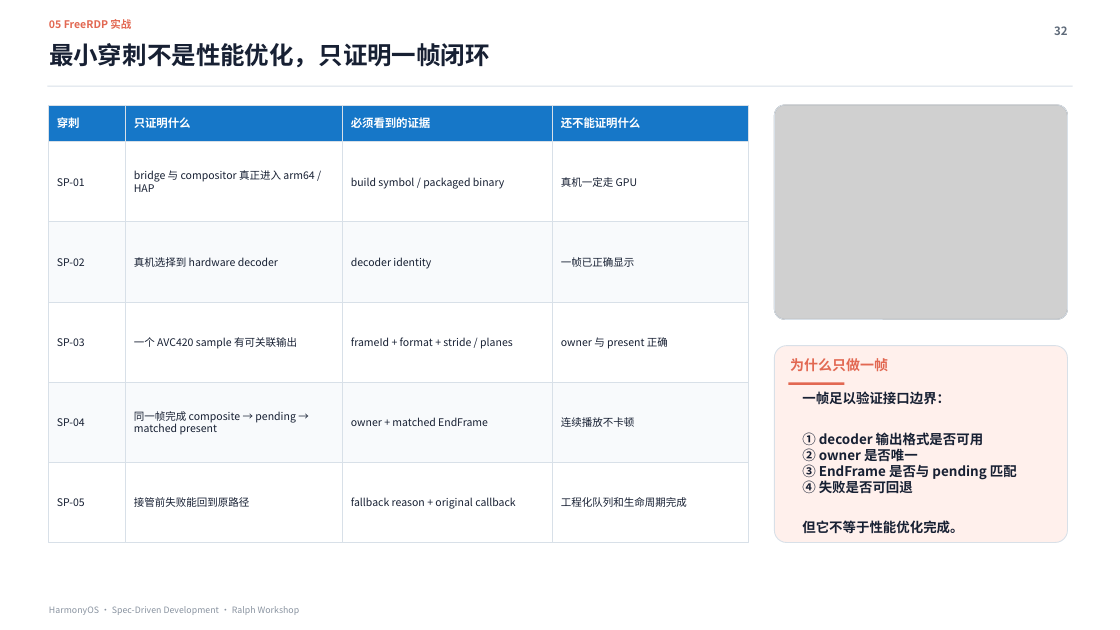
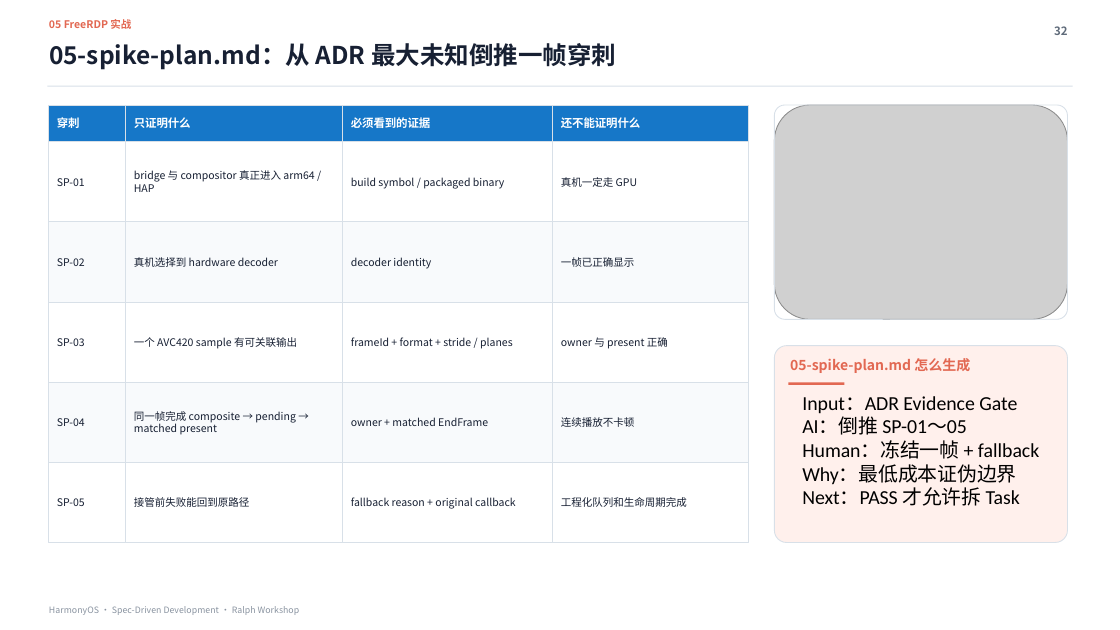
Before and after one commit to xiaomu120413/harmonyos-sdd-ralph-workshop, a slide deck: slide 32 of deliverables/HarmonyOS_SDD_Ralph_Workshop_MDM证据增强版.pptx. Drawn at 1120x630 pixels with LibreOffice and Linux fonts; fonts in the diff are those of the drawing; grey boxes stand for pictures. Boxes give left, top, right and bottom in pixels: in the first picture for what was removed or moved away, otherwise in the second. Text is boxed around its words. In the diff, an @@ line names an element or a change of style, - is before the commit and + after.

```diff
--- a/deliverables/HarmonyOS_SDD_Ralph_Workshop_MDM证据增强版.pptx
+++ b/deliverables/HarmonyOS_SDD_Ralph_Workshop_MDM证据增强版.pptx
@@ text at bbox=[49, 43, 616, 70]: text changed @@
-最小穿刺不是性能优化，只证明一帧闭环
+05-spike-plan.md：从 ADR 最大未知倒推一帧穿刺
@@ text at bbox=[790, 358, 970, 373]: text changed @@
-为什么只做一帧
+05-spike-plan.md 怎么生成
@@ text at bbox=[802, 396, 1039, 506]: text changed; size 11.6 to 16.9 pt; font Noto Sans CJK SC to Calibri; text colour #172033 to #000000; bold off @@
-一帧足以验证接口边界：
-① decoder 输出格式是否可用
-② owner 是否唯一
-③ EndFrame 是否与 pending 匹配
-④ 失败是否可回退
-但它不等于性能优化完成。
+Input：ADR Evidence Gate
+AI：倒推 SP-01～05
+Human：冻结一帧 + fallback
+Why：最低成本证伪边界
+Next：PASS 才允许拆 Task
```
Also in this commit, not shown: 9 other slides changed, 2 slides added, 2 slides removed, 12 other files.
